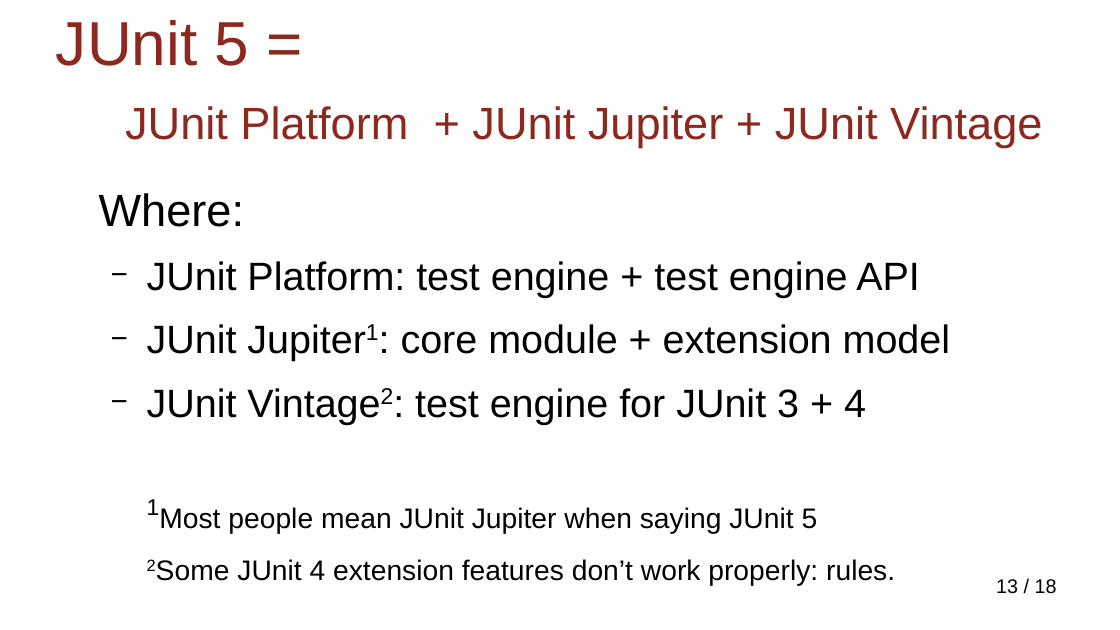
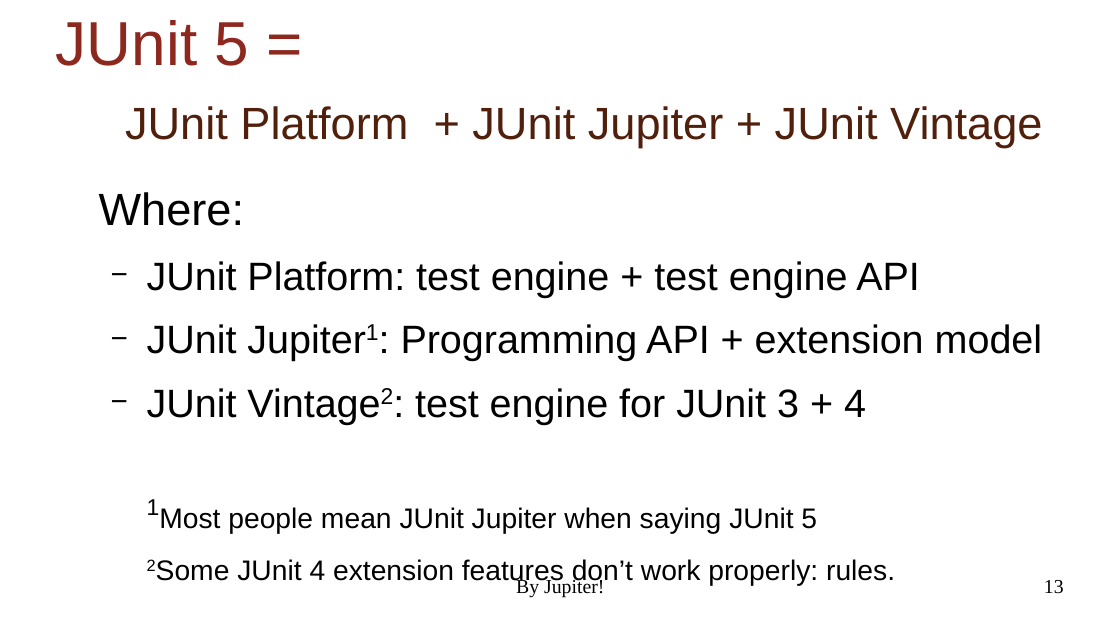
Before and after one commit to NextPoorSlob/JUnit5-Presentation-Sample-Code, a slide deck: slide 13 of ByJupiter.odp. Drawn at 1120x630 pixels with LibreOffice and Linux fonts; fonts in the diff are those of the drawing; background and template pictures are left out. Boxes give left, top, right and bottom in pixels: in the first picture for what was removed or moved away, otherwise in the second. Text is boxed around its words. In the diff, an @@ line names an element or a change of style, - is before the commit and + after.

```diff
--- a/ByJupiter.odp
+++ b/ByJupiter.odp
@@ title "JUnit 5 = JUnit Platform ..." at (56, 20, 1042, 148): text colour #8D281E to #50200C in "JUnit Platform + JUnit Jupiter + JUnit ..." @@
@@ text at (147, 324, 1043, 361): text changed @@
-  − JUnit Jupiter1: core module + extension model
+  − JUnit Jupiter1: Programming API + extension model
@@ text added at (516, 578, 604, 598), 14 pt, text #000000 @@
+By Jupiter!
@@ page number at (1044, 580, 1064, 594): text changed; font Arial to Times New Roman @@
-13 / 18
+13
```
Also in this commit, not shown: 17 other slides changed, 16 slides added.
